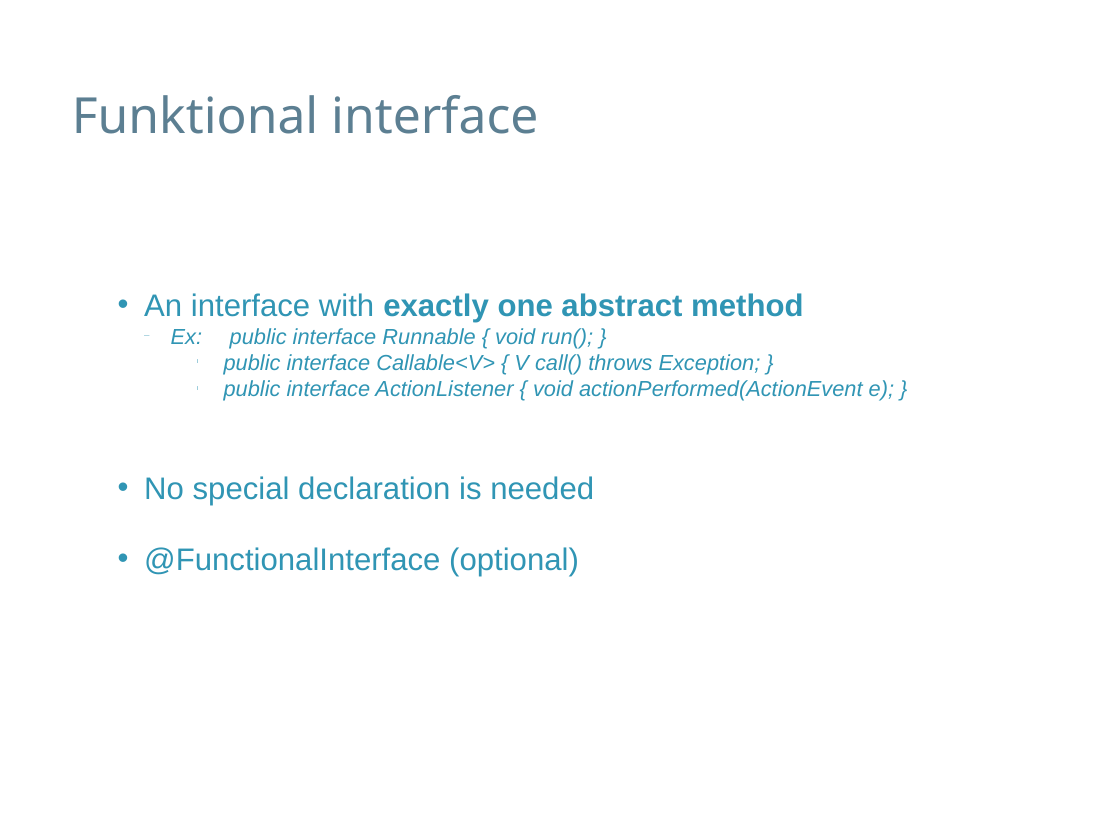
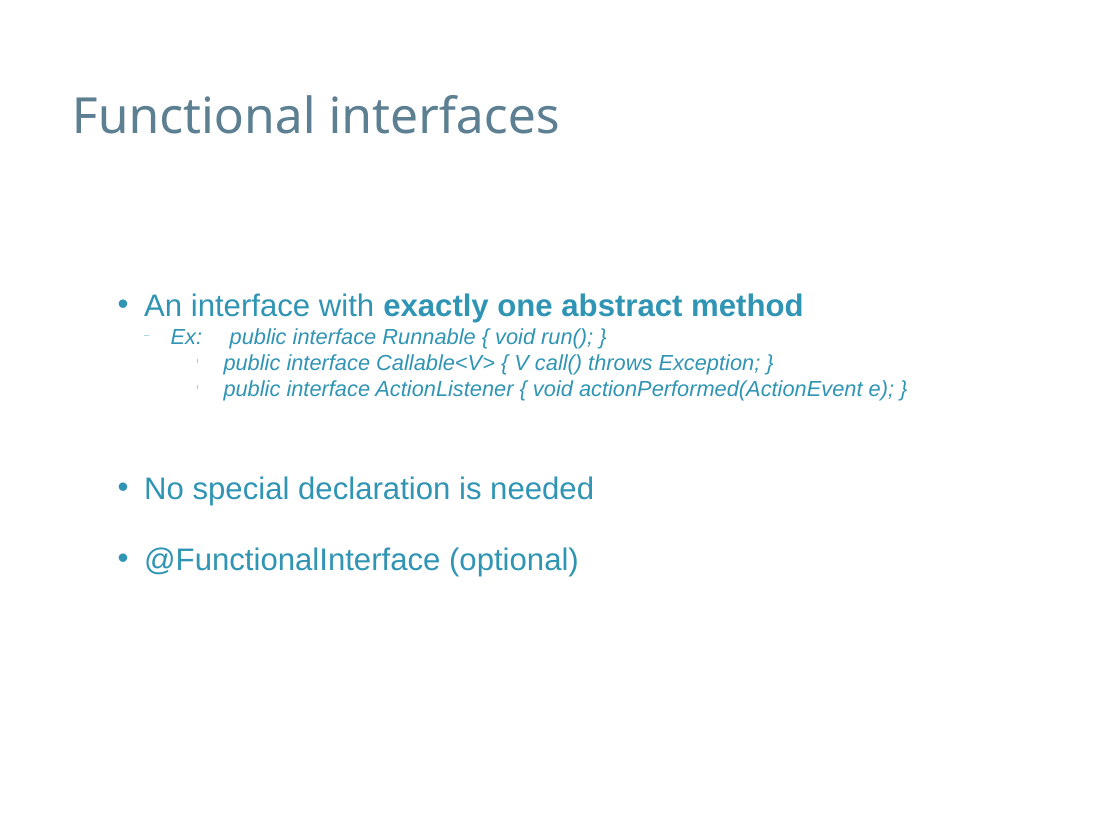
Before and after one commit to speedyswedy/Lambda, a slide deck: slide 5 of slides/Java 8 - Lambda Intro + Functional Interfaces.pptx. Drawn at 1120x840 pixels with LibreOffice and Linux fonts; fonts in the diff are those of the drawing; background and template pictures are left out. Boxes give left, top, right and bottom in pixels: in the first picture for what was removed or moved away, otherwise in the second. Text is boxed around its words. In the diff, an @@ line names an element or a change of style, - is before the commit and + after.

```diff
--- a/slides/Java 8 - Lambda Intro + Functional Interfaces.pptx
+++ b/slides/Java 8 - Lambda Intro + Functional Interfaces.pptx
@@ text at box(72, 95, 560, 134): text changed @@
-Funktional interface
+Functional interfaces
```
Also in this commit, not shown: 1 other file.
